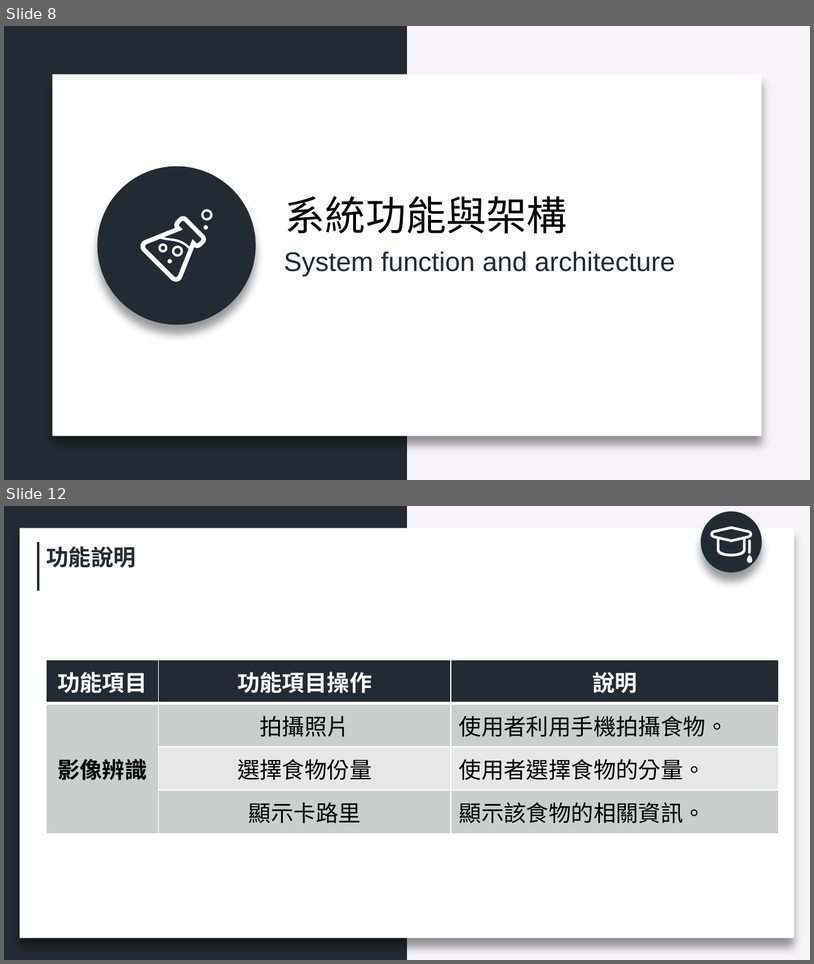
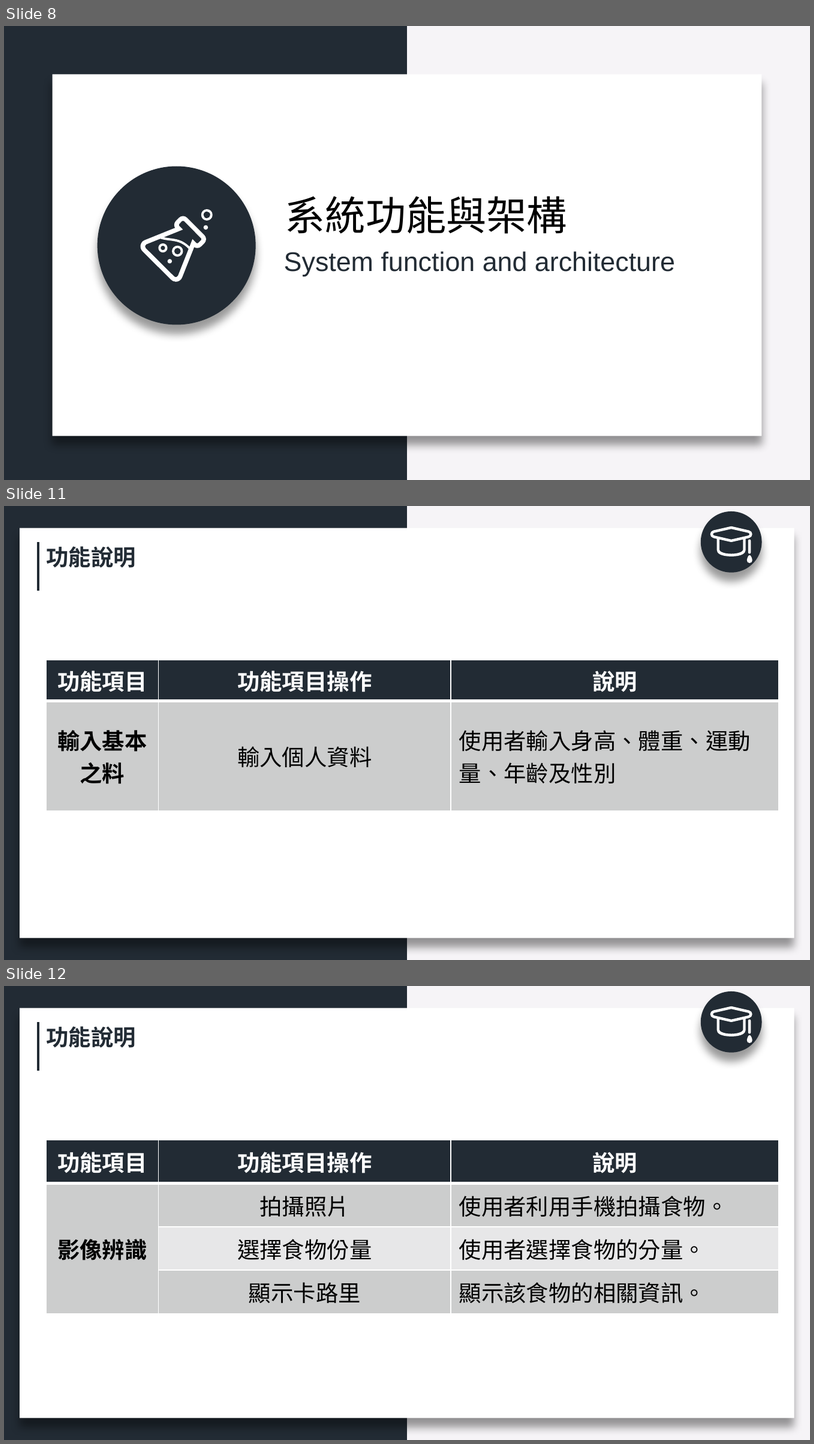
Before and after one commit to Chiang-Jhih-Ciang/108_SM_TEAM1, a slide deck: 0451060_108_SM_TEAM1.pptx. Shown one above the other, each under a label of ours: slides 8 and 12 before the commit, slides 8, 11 and 12 after it; the slides between them are not shown. The pictures are 814x964 and 814x1444 pixels, drawn with LibreOffice and Linux fonts; fonts in the diff are those of the drawing. Boxes give left, top, right and bottom in pixels: in the first picture for what was removed or moved away, otherwise in the second. Text is boxed around its words. In the diff, an @@ line names an element or a change of style, - is before the commit and + after.

```diff
--- a/0451060_108_SM_TEAM1.pptx
+++ b/0451060_108_SM_TEAM1.pptx
@@ slide 11 added at bbox=[4, 506, 810, 960], background #F6F4F7; not listed: 7 template elements that a slide beside it also shows @@
@@ text added at bbox=[46, 546, 136, 568], 20 pt, text #222B34, bold @@
+功能說明
@@ table added at bbox=[46, 660, 779, 807], 2 rows, 3 columns @@
+功能項目 | 功能項目操作 | 說明
+輸入基本之料 | 輸入個人資料 | 使用者輸入身高、體重、運動量、年齡及性別
@@ freeform shape added at bbox=[66, 651, 122, 707], fill #FFFFFF @@
@@ freeform shape added at bbox=[88, 660, 101, 673], fill #FFFFFF @@
```
Also in this commit, not shown: 6 slides changed, 4 other slides added, 5 slides removed.
